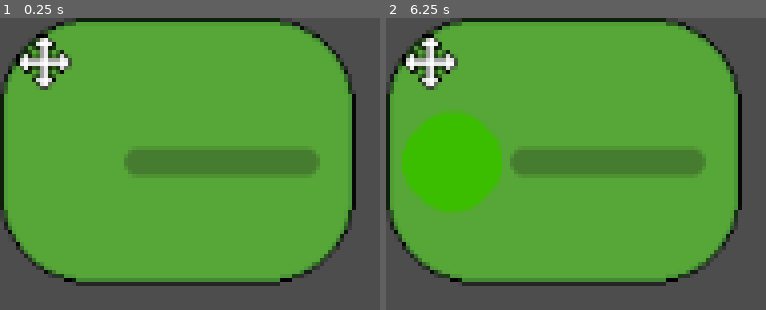
Above: before the commit, frames 1-2 (left to right).
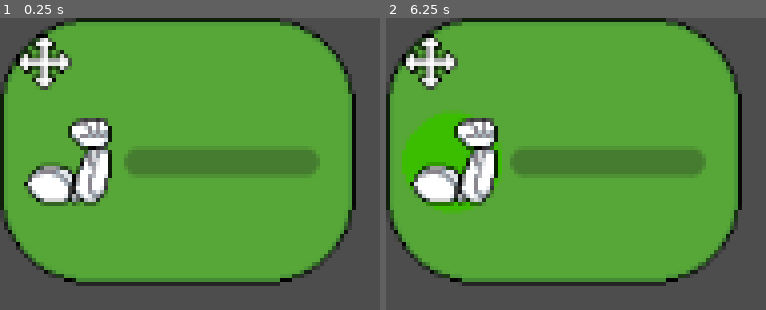
Above: after the commit, the same moments.

Repository: ARCsweden/GameJam2026SpringB
Game: Godot game, scene res://Scenes/Game/Nodes/investor_arm.tscn
The game is run twice, just before and just after one commit, with the same random seed, the same clock (stepped at 60 frames per second) and the same inputs. This scene is started directly instead of the project's main scene.
Inputs (mouse positions are in pixels of both pictures, inside the frame that each line leads up to):
- Up to frame 1 (0.25 s): no input
- Up to frame 2 (6.25 s): tap Enter at 0.5, 2, 3.5 s; drag from (454, 161) to (outside the picture) at 0.52 s; tap Space at 1.25, 2.75, 4.25 s; drag from (431, 61) to (outside the picture) at 1.27 s; move the mouse to (outside the picture) at 2.02 s; hold Right (pan_right) 2.03-2.75 s; drag from (outside the picture) to (431, 61) at 2.77 s; move the mouse to (outside the picture) at 3.52 s; hold Left (pan_left) 3.53-4.25 s; drag from (outside the picture) to (outside the picture) at 4.27 s; move the mouse to (outside the picture) at 5.02 s; hold S (pan_down) 5.03-5.75 s; click (outside the picture) at 5.17 s; drag from (outside the picture) to (454, 161) at 5.77 s

The runs differ from the first frame. In frame 1, 4.2% of the frame differs, in the area x 6-30%, y 34-65%; in frame 2, 4.3%.

Commit message:
fix investor node

Diff:
--- a/Scenes/Game/Nodes/investor_arm.tscn
+++ b/Scenes/Game/Nodes/investor_arm.tscn
@@ -17,10 +17,8 @@
 
 [node name="NodeSlot3" parent="Slots" parent_id_path=PackedInt32Array(1721700871) index="0" unique_id=575134612 instance=ExtResource("2_on32t")]
 position = Vector2(24, 52)
+texture = ExtResource("3_eh8y6")
 type = 3
-
-[node name="Sprite" parent="Slots/NodeSlot3" index="1" unique_id=883112050]
-texture = ExtResource("3_eh8y6")
 
 [node name="VBoxContainer" type="VBoxContainer" parent="." index="3" unique_id=114266303]
 offset_left = 45.0
@@ -39,5 +37,3 @@
 custom_minimum_size = Vector2(10, 10)
 layout_mode = 2
 show_percentage = false
-
-[editable path="Slots/NodeSlot3"]
--- a/Scenes/Game/Nodes/investor_compute.tscn
+++ b/Scenes/Game/Nodes/investor_compute.tscn
@@ -17,10 +17,8 @@
 
 [node name="NodeSlot3" parent="Slots" parent_id_path=PackedInt32Array(1721700871) index="0" unique_id=112302833 instance=ExtResource("3_7pbx1")]
 position = Vector2(23, 50)
+texture = ExtResource("4_ob7mo")
 type = 2
-
-[node name="Sprite" parent="Slots/NodeSlot3" index="1" unique_id=883112050]
-texture = ExtResource("4_ob7mo")
 
 [node name="VBoxContainer" type="VBoxContainer" parent="." index="3" unique_id=606330067]
 offset_left = 45.0
@@ -39,5 +37,3 @@
 custom_minimum_size = Vector2(10, 10)
 layout_mode = 2
 show_percentage = false
-
-[editable path="Slots/NodeSlot3"]
